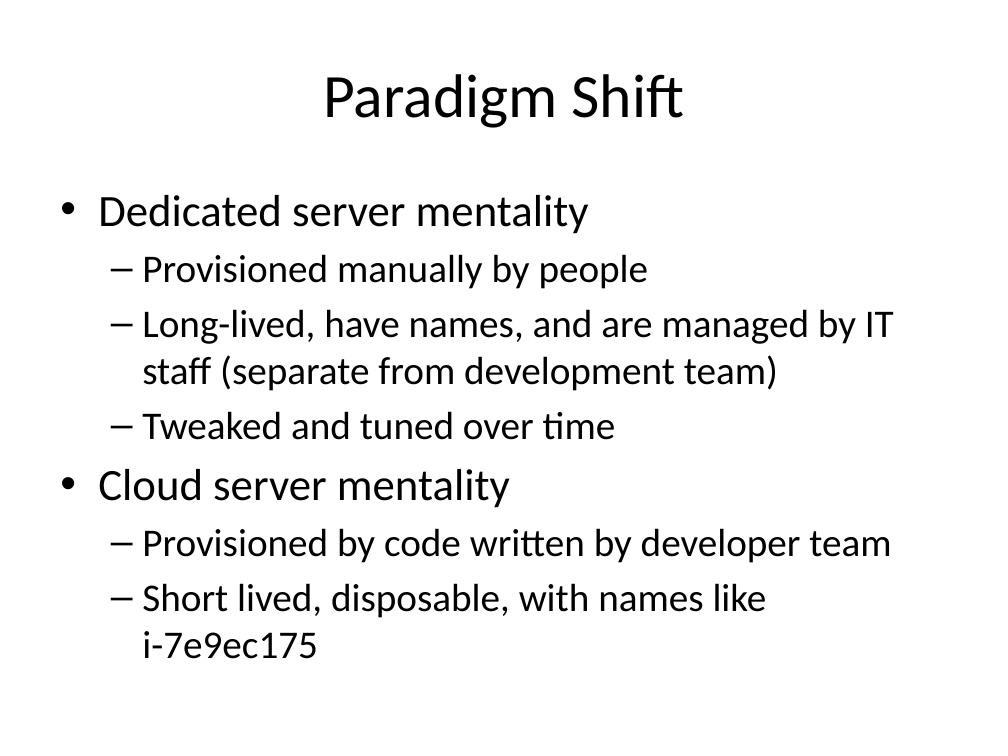
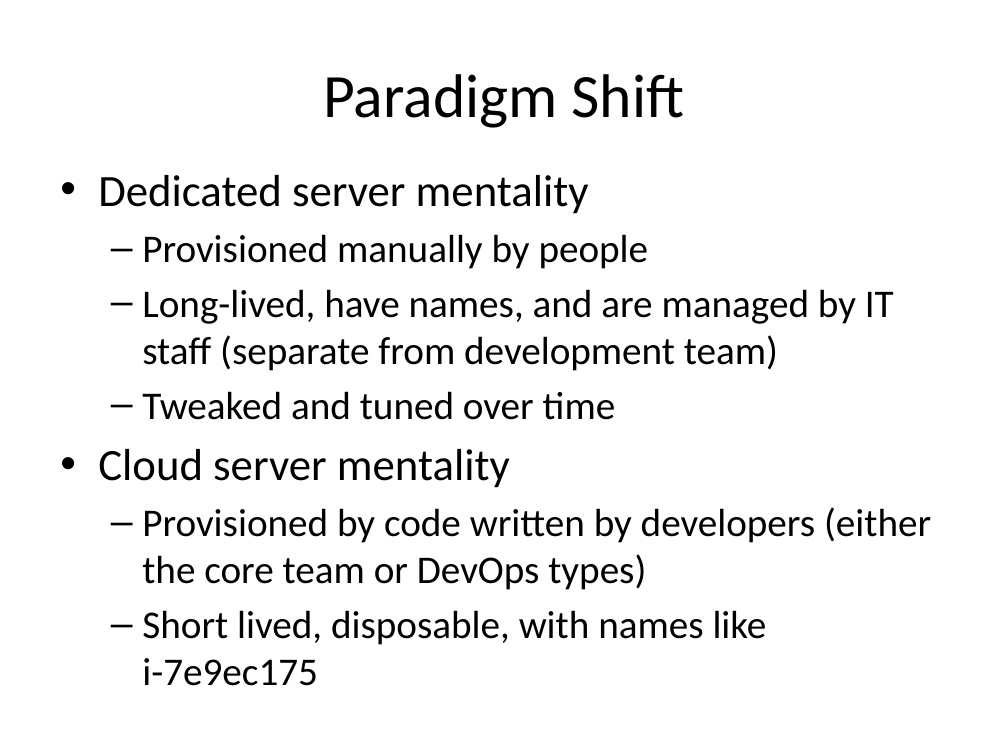
Before and after one commit to Milstein/bsu-cloud-computing, a slide deck: slide 5 of presentation/CloudComputingConfigurationManagement.pptx. Drawn at 1008x756 pixels with LibreOffice and Linux fonts; fonts in the diff are those of the drawing. Boxes give left, top, right and bottom in pixels: in the first picture for what was removed or moved away, otherwise in the second. Text is boxed around its words. In the diff, an @@ line names an element or a change of style, - is before the commit and + after.

```diff
--- a/presentation/CloudComputingConfigurationManagement.pptx
+++ b/presentation/CloudComputingConfigurationManagement.pptx
@@ text "Dedicated server mentality": place and size @@
-text "Dedicated server mentality" at [98,195,894,659]
+text "Dedicated server mentality" at [98,175,931,686]
@@ text at [142,507,931,590]: text changed @@
-  – Provisioned by code written by developer team
+  – Provisioned by code written by developers (either the core team or DevOps types)
```
Also in this commit, not shown: 10 other slides changed, 2 slides added, 9 other files.
